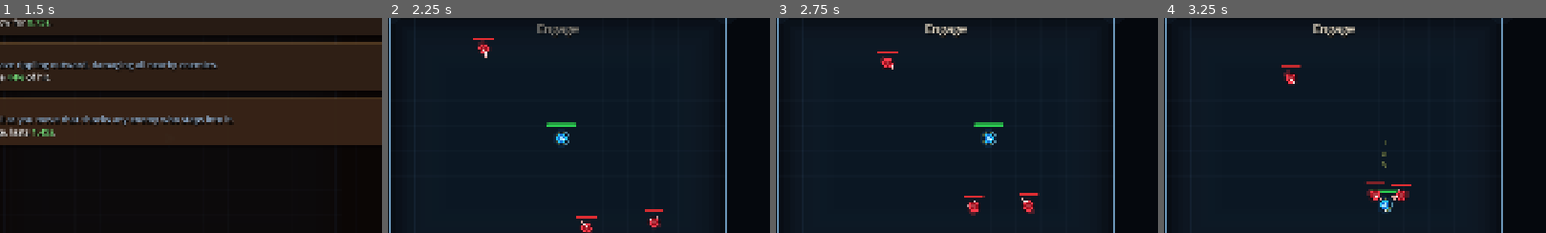
Above: before the commit, frames 1-4 (left to right).
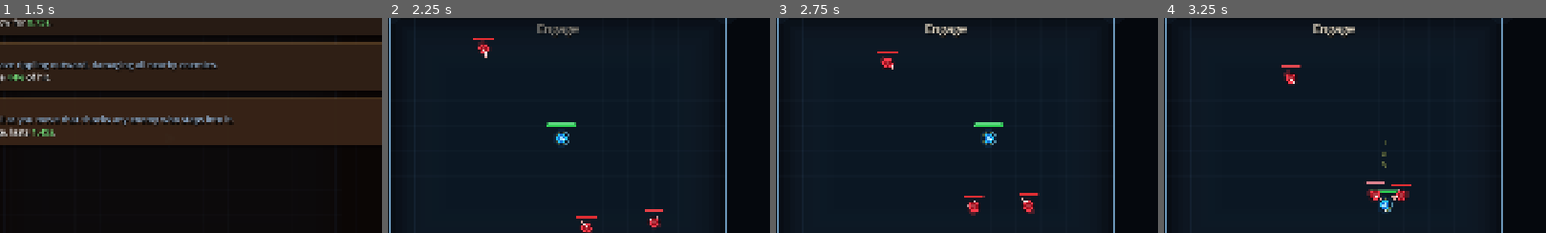
Above: after the commit, the same moments.

Repository: Excellund/AbyssalDescent
Game: Godot game, scene res://scenes/Menu.tscn
The game is run twice, just before and just after one commit, with the same random seed, the same clock (stepped at 60 frames per second) and the same inputs. Sound files missing from this copy of the repository are replaced by a short silence.
Inputs (mouse positions are % of the whole screen's width and height, from its top left):
- Up to frame 1 (1.5 s): click "Begin Descent" at 0.5 s; click (50, 38) at 1.25 s
- Up to frame 2 (2.25 s): tap Enter at 2 s; move the mouse to (72, 45) at 2.02 s; hold D (move_right) from 2.03 s (still down); click (72, 45) at 2.1 s
- Up to frame 3 (2.75 s): keep holding D (move_right)
- Up to frame 4 (3.25 s): move the mouse to (30, 55) at 2.77 s; release D (move_right) at 2.78 s; hold S (move_down) from 2.78 s (still down); tap Space (dash) at 2.85 s
The pictures show only the part of the screen within x 28-78%, y 22-72%; the shares and areas given below are measured in that part.

Frame 1 is identical in both runs. In frame 2, less than 0.1% of the frame differs, in the area x 42-49%, y 48-50%; in frame 3, 0.1%; in frame 4, 0.2%, in the area x 30-62%, y 21-81%.

Commit message:
Add health borders, tweak pips

Diff:
--- a/scenes/Main.tscn
+++ b/scenes/Main.tscn
@@ -10,7 +10,6 @@
 normal_room_music = ExtResource("2_rarhs")
 boss_room_music = ExtResource("3_vcsgt")
 music_volume_db = -50.0
-debug_start_power_ids = PackedStringArray("razor_wind")
-debug_start_depth = 4
+debug_start_power_ids = PackedStringArray("execution_edge")
 
 [node name="Player" parent="." unique_id=1831438957 instance=ExtResource("1_elqb8")]
--- a/scripts/enemy_base.gd
+++ b/scripts/enemy_base.gd
@@ -221,6 +221,11 @@
 	background_style.corner_radius_top_right = 3
 	background_style.corner_radius_bottom_left = 3
 	background_style.corner_radius_bottom_right = 3
+	background_style.border_width_left = 1
+	background_style.border_width_top = 1
+	background_style.border_width_right = 1
+	background_style.border_width_bottom = 1
+	background_style.border_color = Color(0.88, 0.92, 1.0, 0.78)
 
 	var fill_style := StyleBoxFlat.new()
 	fill_style.bg_color = COLOR_ENEMY_HEALTH_FILL
--- a/scripts/player.gd
+++ b/scripts/player.gd
@@ -1008,11 +1008,14 @@
 		var pips_lit := modulo
 		if pips_lit == 0 and attack_combo_counter > 0:
 			pips_lit = execution_every
+		var pip_y := -24.0
 		for i in range(execution_every):
 			var x := -10.0 + float(i) * 10.0
 			var lit := i < pips_lit
 			var c := ENEMY_BASE.COLOR_EXECUTION_PIP_LIT if lit else ENEMY_BASE.COLOR_EXECUTION_PIP_DARK
-			draw_circle(Vector2(x, -30.0), 2.4, c)
+			var pip_pos := Vector2(x, pip_y)
+			draw_circle(pip_pos, 3.4, Color(0.08, 0.08, 0.1, 0.46))
+			draw_circle(pip_pos, 2.5, c)
 
 	if reward_rupture_wave:
 		var pulse := 0.5 + 0.5 * sin(t * 4.2)
--- a/scripts/player_feedback.gd
+++ b/scripts/player_feedback.gd
@@ -223,6 +223,11 @@
 	background_style.corner_radius_top_right = 3
 	background_style.corner_radius_bottom_left = 3
 	background_style.corner_radius_bottom_right = 3
+	background_style.border_width_left = 1
+	background_style.border_width_top = 1
+	background_style.border_width_right = 1
+	background_style.border_width_bottom = 1
+	background_style.border_color = Color(0.88, 0.92, 1.0, 0.78)
 
 	var fill_style := StyleBoxFlat.new()
 	fill_style.bg_color = ENEMY_BASE.COLOR_PLAYER_HEALTH_FILL
